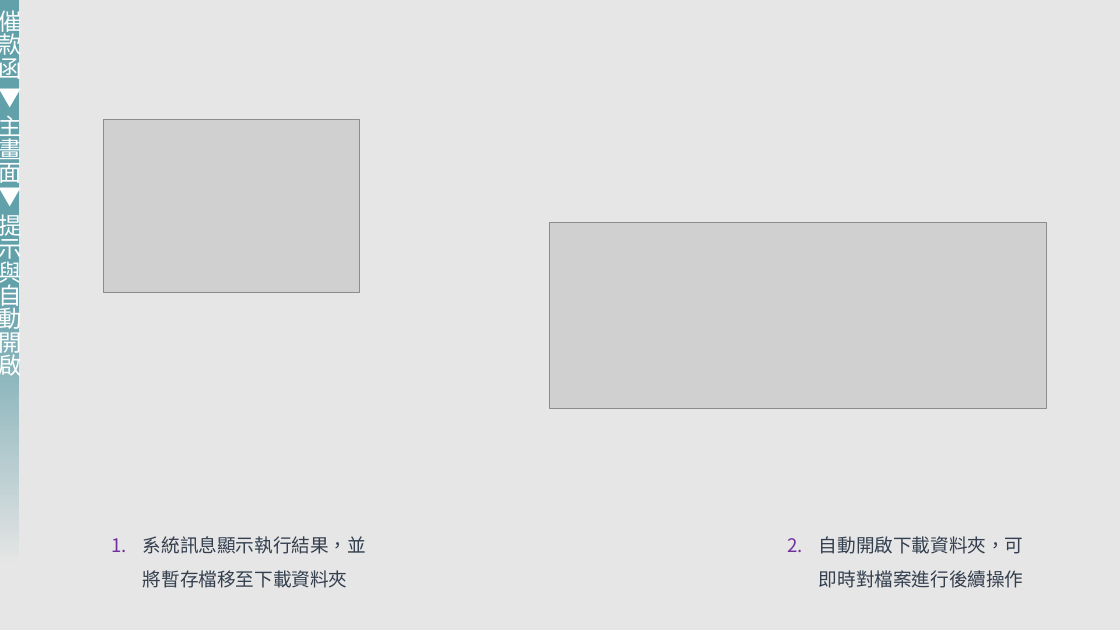
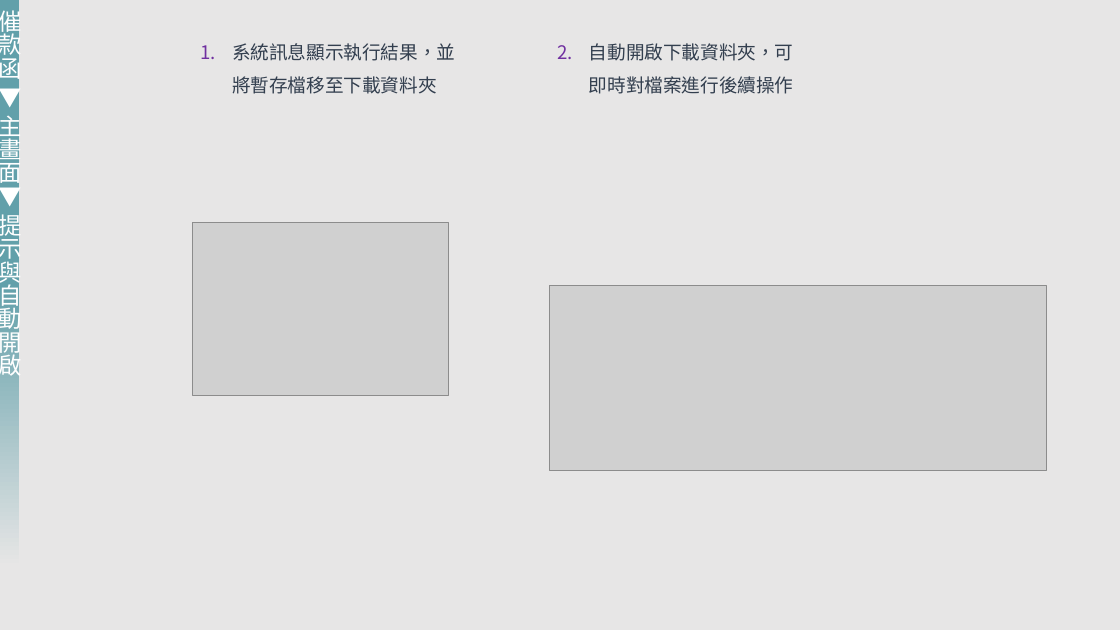
Before and after one commit to dpi627/SGS.LEGAL.DLS, a slide deck: slide 15 of Doc/系統文件/SD/UserManual/UserManual.pptx. Drawn at 1120x630 pixels with LibreOffice and Linux fonts; fonts in the diff are those of the drawing; grey boxes stand for pictures. Boxes give left, top, right and bottom in pixels: in the first picture for what was removed or moved away, otherwise in the second. Text is boxed around its words. In the diff, an @@ line names an element or a change of style, - is before the commit and + after.

```diff
--- a/Doc/系統文件/SD/UserManual/UserManual.pptx
+++ b/Doc/系統文件/SD/UserManual/UserManual.pptx
@@ text "系統訊息顯示執行結果，並將暫存檔移至下載資料夾": place and size @@
-text "系統訊息顯示執行結果，並將暫存檔移至下載資料夾" at [143,536,366,588]
+text "系統訊息顯示執行結果，並將暫存檔移至下載資料夾" at [232,43,455,94]
@@ text "自動開啟下載資料夾，可即時對檔案進行後續操作": place and size @@
-text "自動開啟下載資料夾，可即時對檔案進行後續操作" at [819,536,1024,588]
+text "自動開啟下載資料夾，可即時對檔案進行後續操作" at [589,43,794,94]
@@ picture: place and size @@
-picture at [103,120,360,292]
+picture at [192,223,449,395]
@@ picture: place and size @@
-picture at [549,223,1047,408]
+picture at [549,286,1047,471]
```
Also in this commit, not shown: 15 other slides changed, 1 other file.
